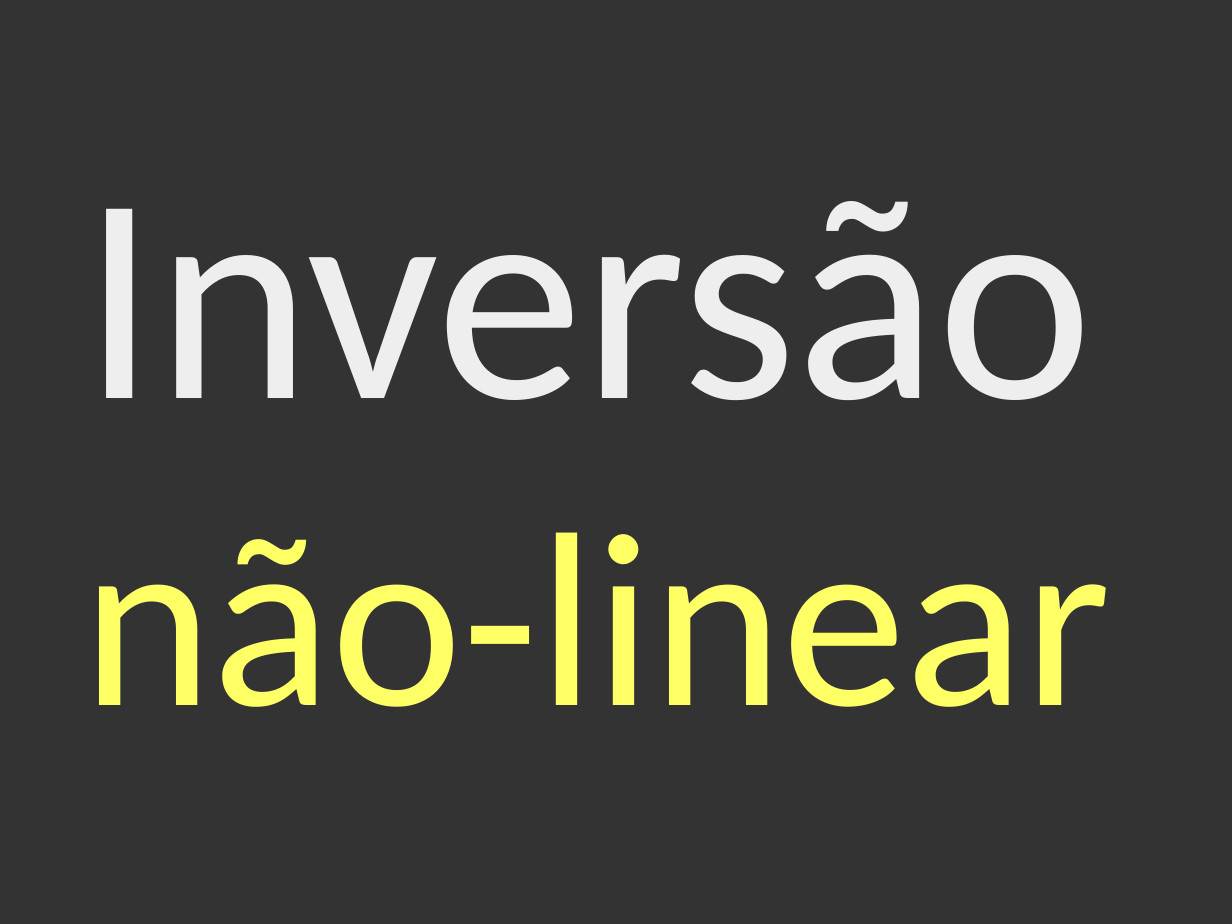
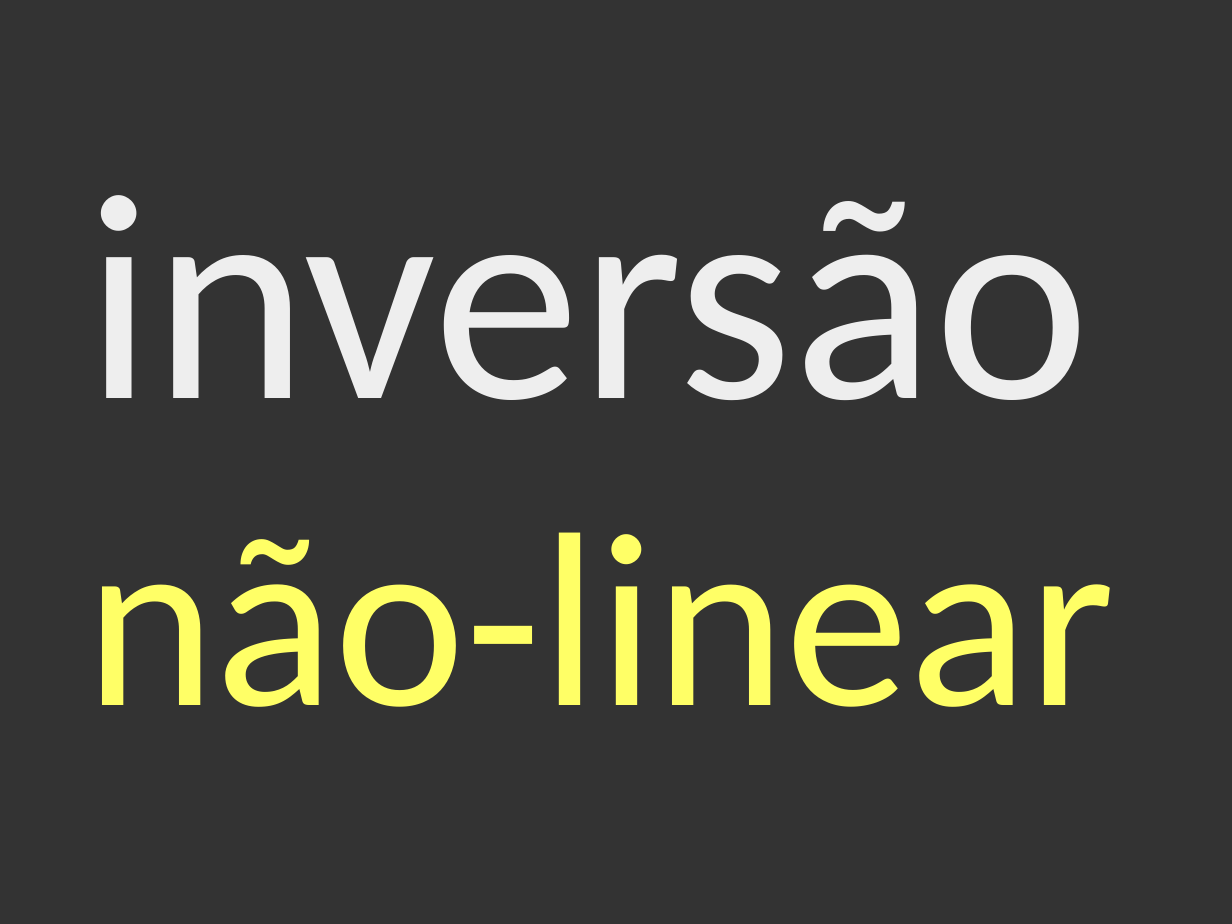
Before and after one commit to leouieda/phd-thesis, a slide deck: slide 11 of presentation/moho.odp. Drawn at 1232x924 pixels with LibreOffice and Linux fonts; fonts in the diff are those of the drawing. Boxes give left, top, right and bottom in pixels: in the first picture for what was removed or moved away, otherwise in the second. Text is boxed around its words. In the diff, an @@ line names an element or a change of style, - is before the commit and + after.

```diff
--- a/presentation/moho.odp
+++ b/presentation/moho.odp
@@ title at bbox=[86, 195, 1115, 707]: text changed @@
-Inversão
-não-linear
+inversão
+não-linear
```
Also in this commit, not shown: 17 other slides changed, 12 slides added, 11 slides removed.
